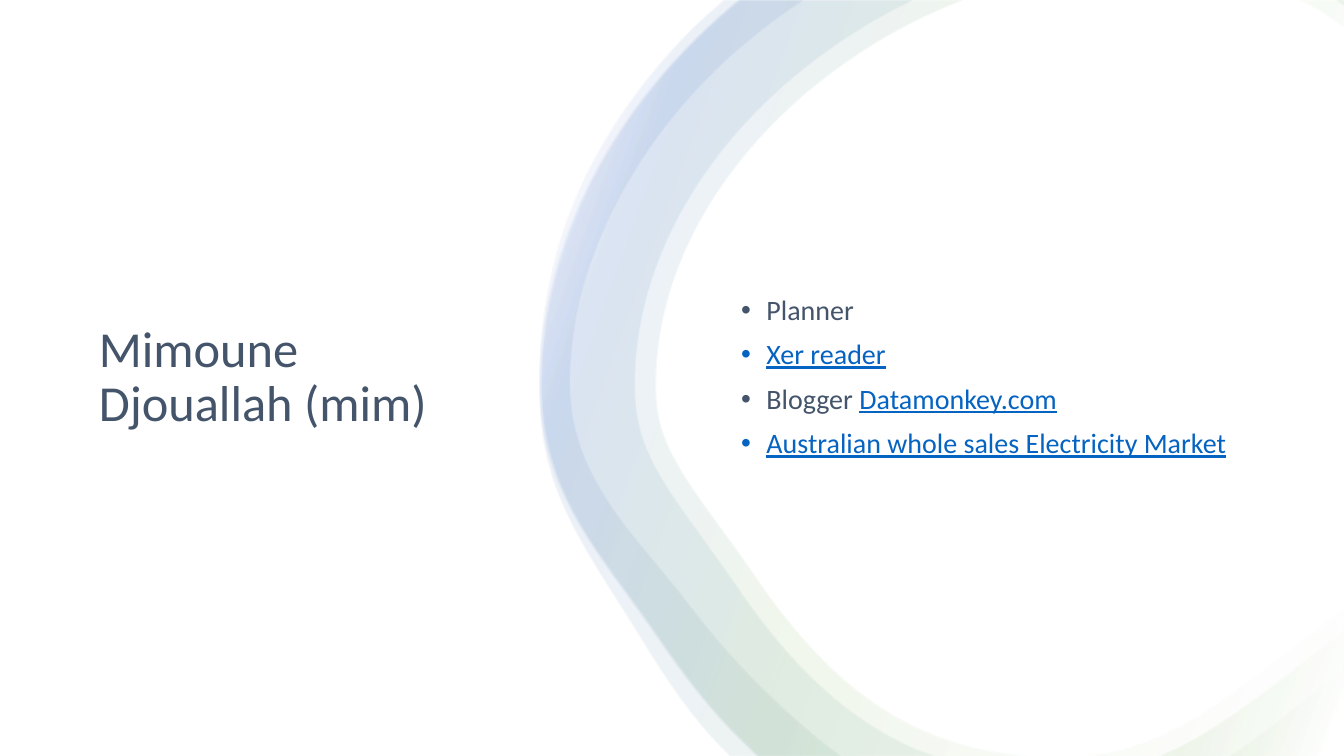
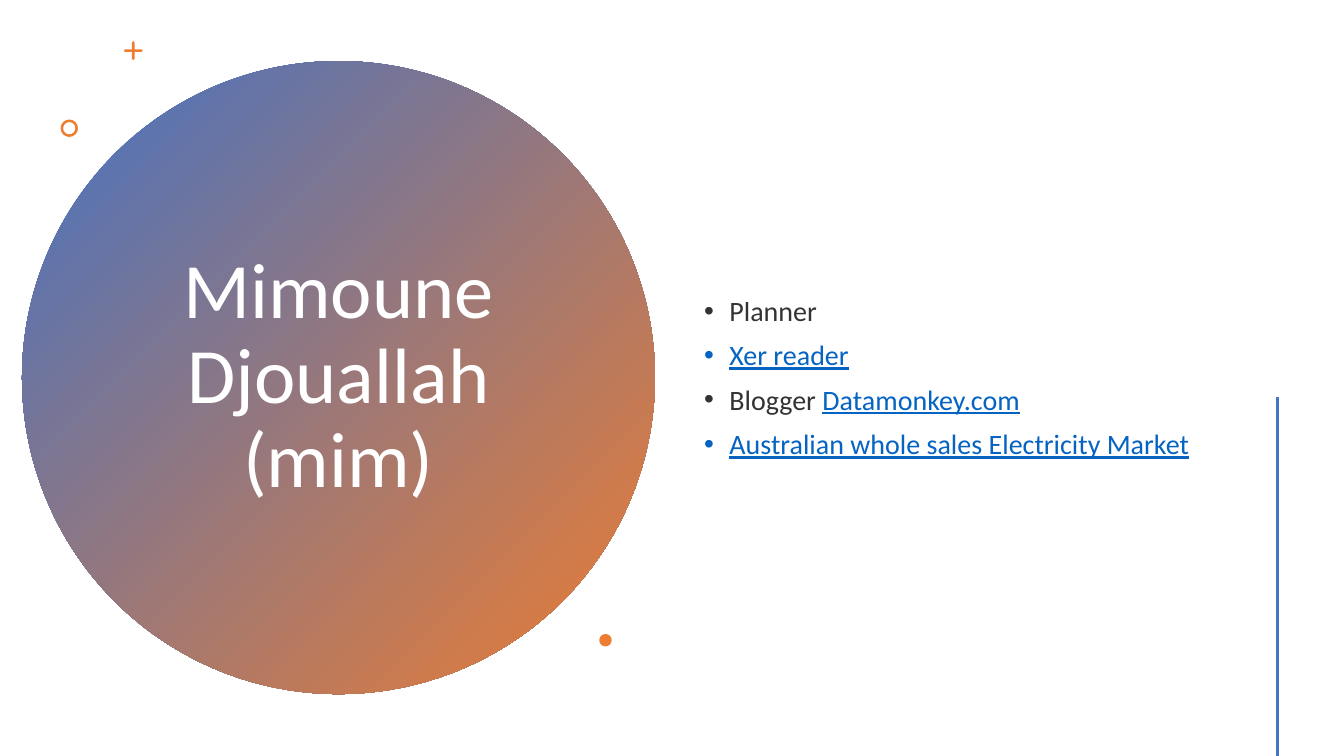
Before and after one commit to djouallah/projectcontrolpresentation, a slide deck: slide 2 of PowerBI as an integration tool in Project Controls.pptx. Drawn at 1344x756 pixels with LibreOffice and Linux fonts; fonts in the diff are those of the drawing. Boxes give left, top, right and bottom in pixels: in the first picture for what was removed or moved away, otherwise in the second. Text is boxed around its words. In the diff, an @@ line names an element or a change of style, - is before the commit and + after.

```diff
--- a/PowerBI as an integration tool in Project Controls.pptx
+++ b/PowerBI as an integration tool in Project Controls.pptx
@@ rectangle removed at [0, 0, 1344, 756] @@
@@ freeform shape removed at [540, 1, 1344, 756] @@
@@ freeform shape removed at [540, 1, 1344, 756] @@
@@ freeform shape removed at [542, 1, 1344, 756] @@
@@ freeform shape added at [124, 41, 143, 60], fill #ED7D31 @@
@@ text "Planner": place and size @@
-text "Planner" at [766, 300, 1226, 458]
+text "Planner" at [729, 302, 1189, 459]
@@ ellipse added at [22, 62, 655, 695], fill gradient #4472C4 to #ED7D31 @@
@@ freeform shape added at [60, 120, 78, 137], fill #ED7D31 @@
@@ title "Mimoune Djouallah (mim)": place and size @@
-title "Mimoune Djouallah (mim)" at [99, 332, 427, 430]
+title "Mimoune Djouallah (mim)" at [183, 264, 493, 498]
@@ title "Mimoune Djouallah (mim)" at [183, 264, 493, 498]: size 36 to 56 pt, text colour #44546A to #FFFFFF; alignment left to centre @@
@@ text at [729, 302, 1019, 415]: text colour #44546A to #000000 at 80% opacity in "Planner", "Blogger" @@
@@ line added from (1277, 398) to (1277, 755), #ED7D31 2 pt @@
@@ freeform shape added at [600, 634, 612, 646], fill #ED7D31 @@
```
Also in this commit, not shown: 6 other slides changed, 1 slide removed, 2 other files.
